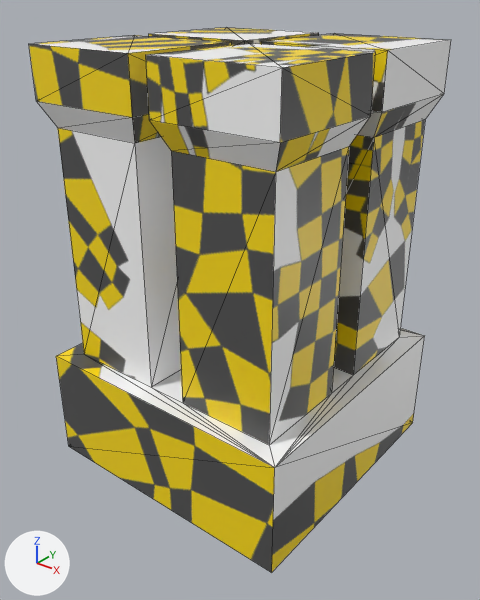
Two versions of the COLLADA model Resoucres/Models/boxes.dae, one commit apart.
The view is the same before and after, from a camera (50 mm lens) standing at (3.28, -4.18, 3.98) and looking at (0.04, -0.13, 1.47). Lighting does not change. The marker at lower left points along +X, +Y and +Z. Mesh edges are drawn as thin lines.

In view in the first picture: 'SketchUp_001'.
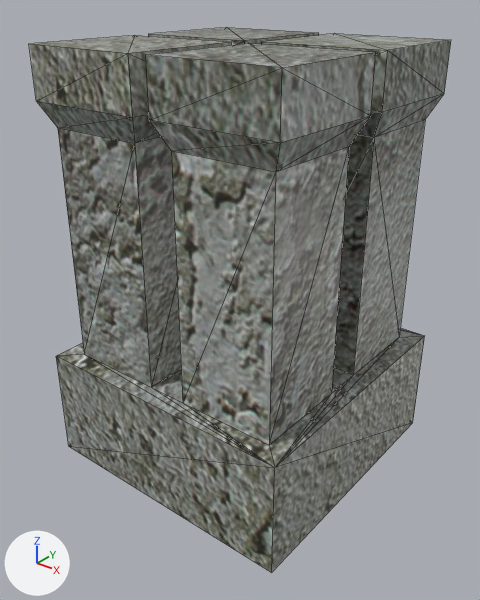
Diff of the bpy script that builds the scene:
```diff
--- a/Resoucres/Models/boxes.dae.py
+++ b/Resoucres/Models/boxes.dae.py
@@ img_concrete_png @@
+img_concrete_png = load_image('concrete.png', '../Textures/concrete.png', 512, 512, 'sRGB')
@@ mat_brick_antique @@
 mat_brick_antique = principled_material('Brick_Antique_')
-mat_brick_antique.texture = img_man_png
+mat_brick_antique.texture = img_concrete_png
 mat_brick_antique.roughness = 0.44
```

Changed parts and their boxes [x1, y1, x2, y2] in the pictures (480 x 600 px):
'SketchUp_001', surface changed
    both: [29, 28, 451, 573]
